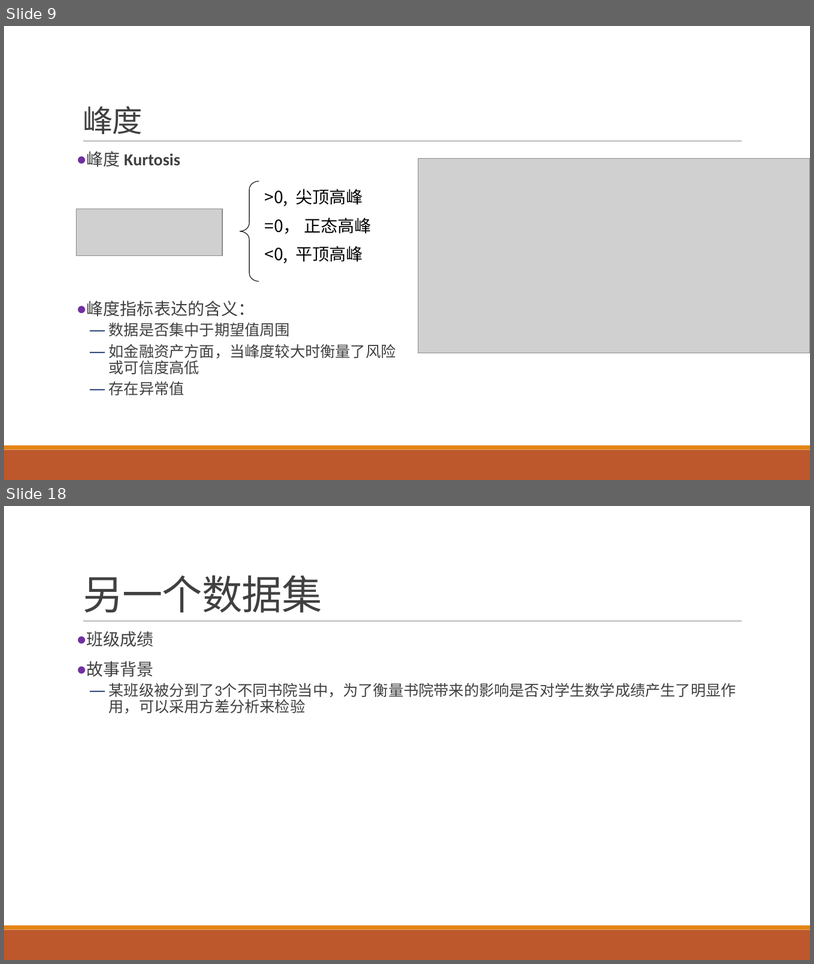
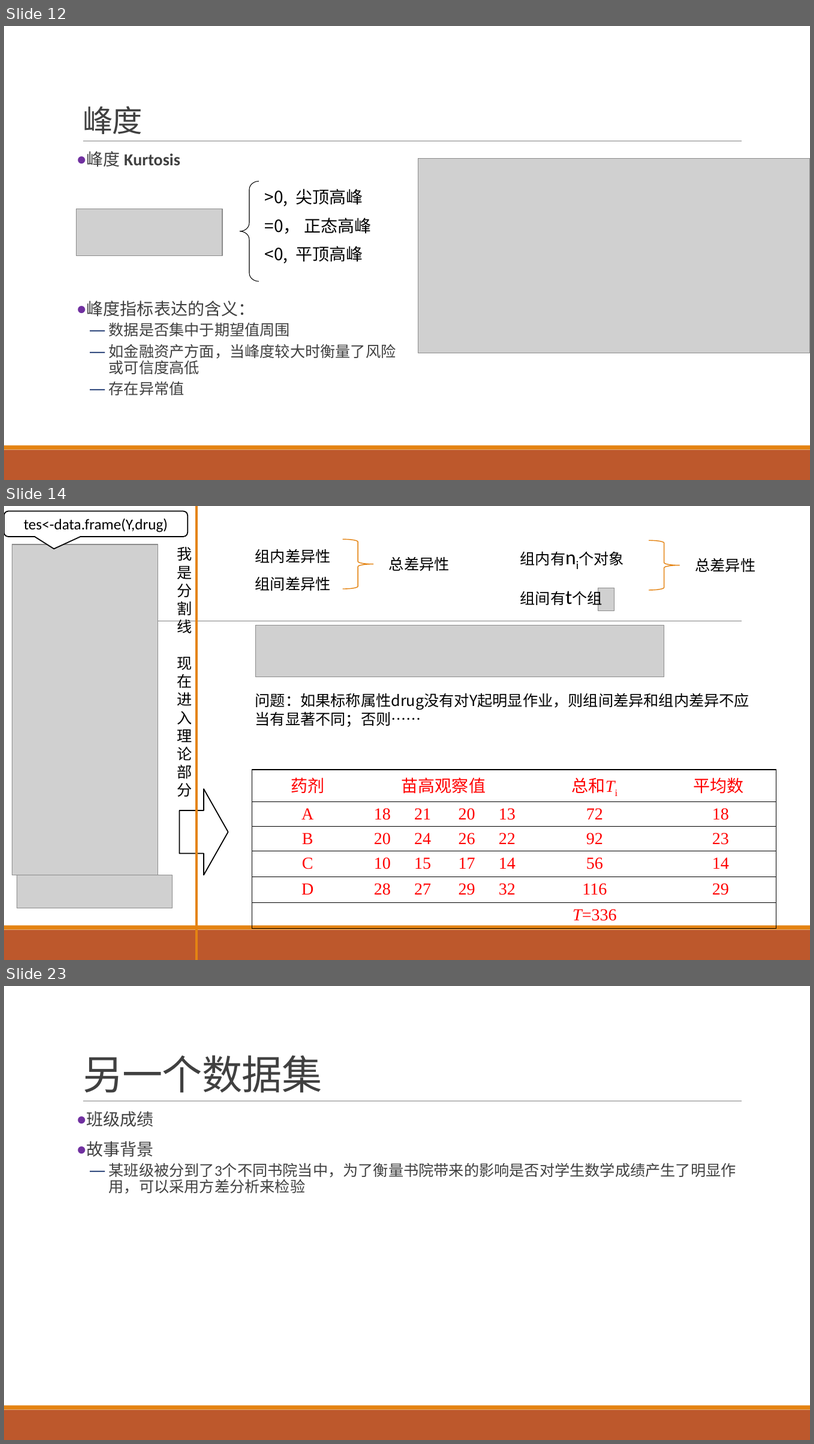
Before and after one commit to exoplanetX/DataAnalytics, a slide deck: 数据分析-4-非参数分析.pptx. Shown one above the other, each under a label of ours: slides 9 and 18 before the commit, slides 12, 14 and 23 after it; the slides between them are not shown. The pictures are 814x964 and 814x1444 pixels, drawn with LibreOffice and Linux fonts; fonts in the diff are those of the drawing; grey boxes stand for pictures. Boxes give left, top, right and bottom in pixels: in the first picture for what was removed or moved away, otherwise in the second. Text is boxed around its words. In the diff, an @@ line names an element or a change of style, - is before the commit and + after.

```diff
--- a/数据分析-4-非参数分析.pptx
+++ b/数据分析-4-非参数分析.pptx
@@ slide 14 added at (4, 506, 810, 960), background #FFFFFF; not listed: 3 template elements that a slide beside it also shows @@
@@ rounded speech box added at (4, 511, 188, 537), fill #FFFFFF, outline #000000 1.25 pt, 18 pt, text #000000 @@
+tes<-data.frame(Y,drug)
@@ line added from (197, 506) to (197, 960), #E48312 3 pt @@
@@ right brace added at (343, 539, 374, 589), outline #E48312 1 pt @@
@@ picture added at (12, 545, 158, 875) @@
@@ text added at (177, 547, 192, 796), 18 pt, text #000000 @@
+我是分割线
+现在进入理论部分
@@ text added at (255, 549, 331, 591), 18 pt, text #000000 @@
+组内差异性
+组间差异性
@@ text added at (389, 556, 450, 571), 18 pt, text #000000 @@
+总差异性
@@ group added at (521, 540, 756, 610): 2 texts, 1 picture, 1 right brace @@
+组内有ni个对象
+组间有t个组
+总差异性
@@ picture added at (255, 625, 665, 677) @@
@@ text added at (255, 693, 750, 727), 18 pt, text #000000 @@
+问题：如果标称属性drug没有对Y起明显作业，则组间差异和组内差异不应当有显著不同；否则……
@@ table added at (252, 770, 776, 927), 6 rows, 7 columns @@
+药剂 | 苗高观察值 |  |  |  | 总和Ti | 平均数
+A | 18 | 21 | 20 | 13 | 72 | 18
+B | 20 | 24 | 26 | 22 | 92 | 23
+C | 10 | 15 | 17 | 14 | 56 | 14
+D | 28 | 27 | 29 | 32 | 116 | 29
+ |  |  |  |  | T=336 | 
@@ right arrow added at (179, 789, 228, 874), fill #FFFFFF, outline #000000 1.25 pt @@
@@ picture added at (17, 875, 173, 908) @@
@@ what was slide 9 is now slide 12 @@
@@ what was slide 18 is now slide 23 @@
```
Also in this commit, not shown: 7 slides changed, 7 other slides added, 3 slides removed.
